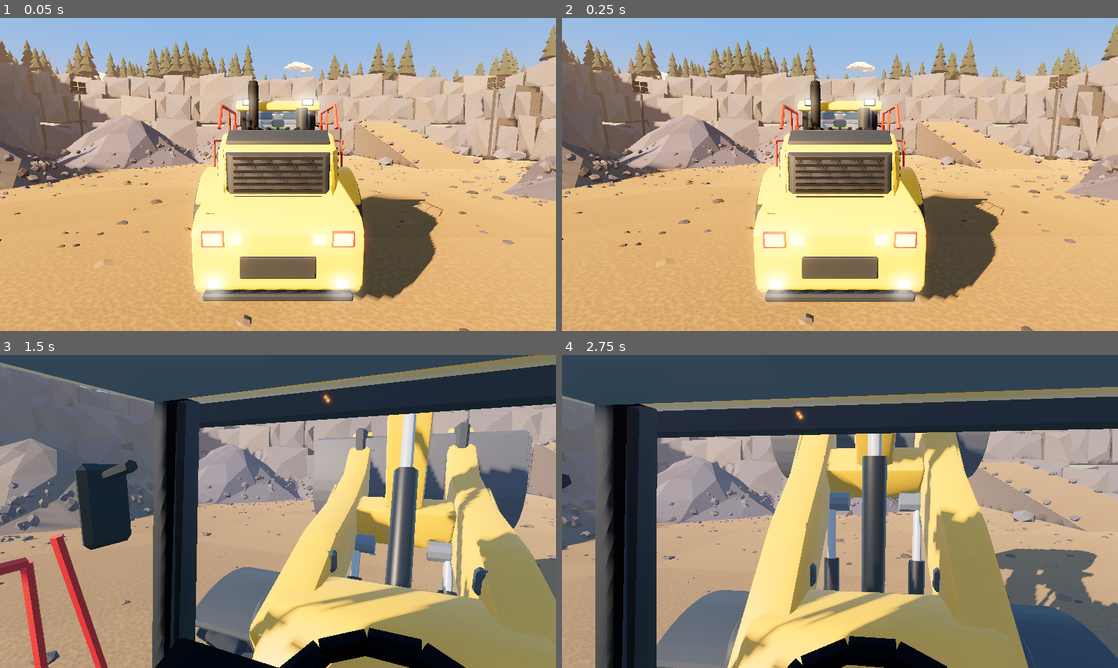
Above: before the commit, frames 1-4 (two rows, left to right).
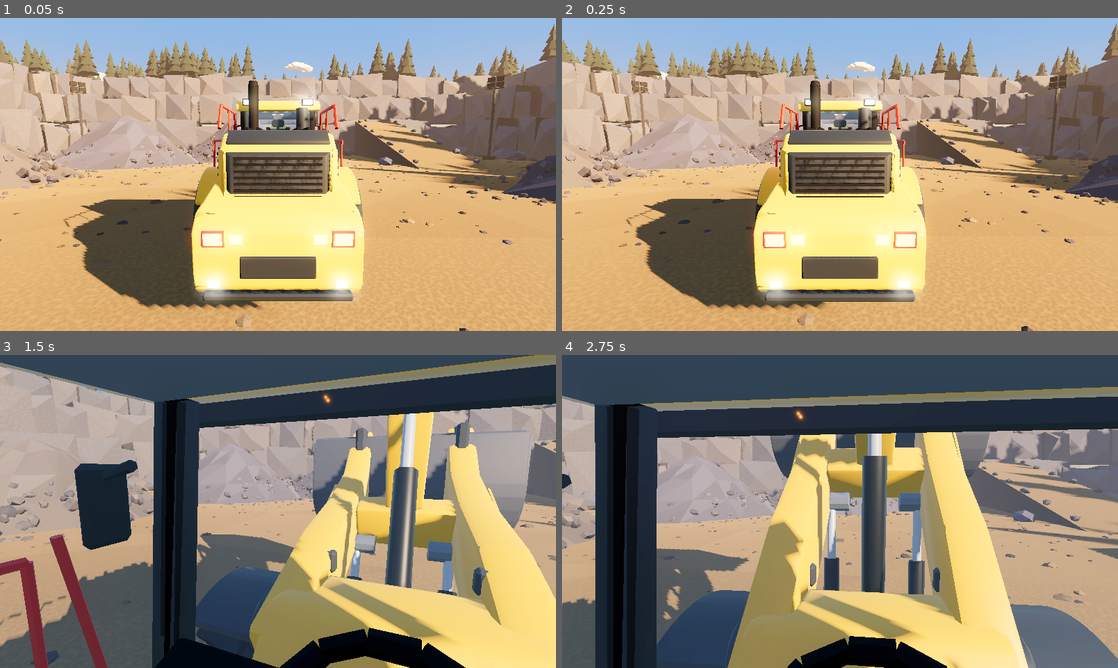
Above: after the commit, the same moments.

Repository: zooper/dirt-work
Game: Godot game, scene res://scenes/levels/quarry.tscn
The game is run twice, just before and just after one commit, with the same random seed, the same clock (stepped at 60 frames per second) and the same inputs.
Inputs (mouse positions are in pixels of both pictures, inside the frame that each line leads up to):
- Up to frame 1 (0.05 s): no input
- Up to frame 2 (0.25 s): no input
- Up to frame 3 (1.5 s): tap Enter at 0.5 s; move the mouse to (305, 511) at 0.52 s; hold C (camera_switch) 0.53-1.28 s; hold J (lift_up) from 0.53 s (still down); move the mouse to (250, 511) at 1.27 s; tap Page Up (camera_zoom_in) at 1.35 s
- Up to frame 4 (2.75 s): keep holding J (lift_up); move the mouse to (851, 505) at 2.02 s; hold Page Down (camera_zoom_out) from 2.03 s (still down)

The runs differ from the first frame. In frame 1, 35% of the frame differs, in the area x 0-100%, y 2-100%; in frame 2, 35%; in frame 3, 48%, in the area x 0-100%, y 3-100%; in frame 4, 44%.

Commit message:
feat: pass 6 — Blender-built DW-40 articulated hauler (loaded) parked in the yard; shared Blender helper module; reference loading composition; south-east sun

Diff:
--- a/scenes/levels/quarry.tscn
+++ b/scenes/levels/quarry.tscn
@@ -4,6 +4,7 @@
 [ext_resource type="PackedScene" path="res://scenes/vehicles/wheel_loader.tscn" id="2"]
 [ext_resource type="Script" path="res://scripts/core/follow_camera.gd" id="3"]
 [ext_resource type="Script" path="res://scripts/world/site_props.gd" id="4"]
+[ext_resource type="PackedScene" path="res://scenes/vehicles/hauler.tscn" id="5"]
 
 [sub_resource type="ProceduralSkyMaterial" id="SkyMat"]
 sky_top_color = Color(0.36, 0.55, 0.82, 1)
@@ -56,7 +57,7 @@
 environment = SubResource("Environment_1")
 
 [node name="Sun" type="DirectionalLight3D" parent="."]
-transform = Transform3D(0.748588, 0.238217, -0.618764, 0, 0.933229, 0.359282, 0.663035, -0.268954, 0.698604, 0, 40, 0)
+transform = Transform3D(0.603443, -0.295321, 0.740704, 0, 0.928891, 0.370352, -0.797406, -0.223486, 0.560533, 0, 40, 0)
 light_color = Color(1, 0.8, 0.58, 1)
 light_energy = 1.9
 shadow_enabled = true
@@ -70,6 +71,9 @@
 
 [node name="Site" type="Node3D" parent="."]
 script = ExtResource("4")
+
+[node name="Hauler" parent="." instance=ExtResource("5")]
+transform = Transform3D(1, 0, 0, 0, 1, 0, 0, 0, 1, -20, 0, 66)
 
 [node name="WheelLoader" parent="." instance=ExtResource("2")]
 transform = Transform3D(1, 0, 0, 0, 1, 0, 0, 0, 1, 0, 0.05, 10)
--- /dev/null
+++ b/scenes/vehicles/hauler.tscn
@@ -0,0 +1,64 @@
+[gd_scene format=3]
+
+[ext_resource type="PackedScene" path="res://assets/models/hauler/front.glb" id="1"]
+[ext_resource type="PackedScene" path="res://assets/models/hauler/rear.glb" id="2"]
+[ext_resource type="PackedScene" path="res://assets/models/hauler/wheel.glb" id="3"]
+[ext_resource type="PackedScene" path="res://assets/models/hauler/load.glb" id="4"]
+
+[sub_resource type="BoxShape3D" id="front_box"]
+size = Vector3(2.6, 3.6, 4.9)
+
+[sub_resource type="BoxShape3D" id="rear_box"]
+size = Vector3(3.2, 3.6, 6.2)
+
+[node name="Hauler" type="StaticBody3D"]
+
+[node name="FrontShape" type="CollisionShape3D" parent="."]
+transform = Transform3D(1.000000, 0, 0.000000, 0, 1, 0, -0.000000, 0, 1.000000, 0, 1.8, -2.45)
+shape = SubResource("front_box")
+
+[node name="RearShape" type="CollisionShape3D" parent="."]
+transform = Transform3D(1.000000, 0, 0.000000, 0, 1, 0, -0.000000, 0, 1.000000, 0, 1.8, 3.0)
+shape = SubResource("rear_box")
+
+[node name="Front" parent="." instance=ExtResource("1")]
+
+[node name="Rear" parent="." instance=ExtResource("2")]
+
+[node name="Load" parent="." instance=ExtResource("4")]
+
+[node name="WheelFL" parent="." instance=ExtResource("3")]
+transform = Transform3D(1.000000, 0, 0.000000, 0, 1, 0, -0.000000, 0, 1.000000, -1.3, 0.98, -2.6)
+
+[node name="WheelFR" parent="." instance=ExtResource("3")]
+transform = Transform3D(1.000000, 0, 0.000000, 0, 1, 0, -0.000000, 0, 1.000000, 1.3, 0.98, -2.6)
+
+[node name="WheelR0L" parent="." instance=ExtResource("3")]
+transform = Transform3D(1.000000, 0, 0.000000, 0, 1, 0, -0.000000, 0, 1.000000, -1.3, 0.98, 2.4)
+
+[node name="WheelR0R" parent="." instance=ExtResource("3")]
+transform = Transform3D(1.000000, 0, 0.000000, 0, 1, 0, -0.000000, 0, 1.000000, 1.3, 0.98, 2.4)
+
+[node name="WheelR1L" parent="." instance=ExtResource("3")]
+transform = Transform3D(1.000000, 0, 0.000000, 0, 1, 0, -0.000000, 0, 1.000000, -1.3, 0.98, 4.1)
+
+[node name="WheelR1R" parent="." instance=ExtResource("3")]
+transform = Transform3D(1.000000, 0, 0.000000, 0, 1, 0, -0.000000, 0, 1.000000, 1.3, 0.98, 4.1)
+
+[node name="ModelLeft" type="Label3D" parent="."]
+transform = Transform3D(0.000000, 0, -1.000000, 0, 1, 0, 1.000000, 0, 0.000000, -1.56, 2.9, 1.25)
+text = "DW-40"
+font_size = 96
+pixel_size = 0.005
+modulate = Color(0.95, 0.95, 0.93, 1)
+outline_size = 0
+double_sided = false
+
+[node name="ModelRight" type="Label3D" parent="."]
+transform = Transform3D(0.000000, 0, 1.000000, 0, 1, 0, -1.000000, 0, 0.000000, 1.56, 2.9, 1.25)
+text = "DW-40"
+font_size = 96
+pixel_size = 0.005
+modulate = Color(0.95, 0.95, 0.93, 1)
+outline_size = 0
+double_sided = false
--- a/scripts/world/site_props.gd
+++ b/scripts/world/site_props.gd
@@ -19,7 +19,7 @@
 	_body.name = "Collision"
 	add_child(_body)
 
-	_cabin(Vector3(30, 0, 64), PI * 0.1)
+	_cabin(Vector3(-40, 0, 88), PI * 0.5)   # by the crusher, behind the loading spot
 	_cabin(Vector3(41, 0, 70), PI * 0.1)
 	for p in [Vector3(-14, 0, 46), Vector3(22, 0, 48), Vector3(-34, 0, -30), Vector3(34, 0, -26)]:
 		_floodlight(p)
--- a/tools/capture_shots.gd
+++ b/tools/capture_shots.gd
@@ -10,7 +10,7 @@
 
 const SHOTS := [
 	# name, camera, target, lift, tilt
-	["hero", Vector3(-13.5, 1.7, 12.5), Vector3(0.0, 2.9, 6.5), 45.0, 30.0],     # reference angle (near side-on from the rear quarter), bucket up dumping
+	["hero", Vector3(-2.8, 1.9, 64.0), Vector3(-18.5, 2.9, 70.5), 45.0, 30.0],  # reference composition: loader dumping into the hauler
 	["side", Vector3(-14.0, 2.3, 10.0), Vector3(0.0, 2.0, 10.0), 0.0, 0.0],
 	["front34", Vector3(7.5, 3.0, 1.5), Vector3(0.0, 1.9, 8.5), 0.0, -10.0],
 	["front", Vector3(0.0, 2.6, -5.0), Vector3(0.0, 2.0, 8.0), 5.0, -10.0],
@@ -45,7 +45,12 @@
 	var follow := level.get_node("FollowCamera") as FollowCamera
 	follow.set_process(false)
 	var cam := level.get_node("FollowCamera/Camera3D") as Camera3D
+	var spawn := loader.global_transform
+	# Loading pose next to the parked hauler (reference composition).
+	var loading := Transform3D(Basis(Vector3.UP, 0.95), Vector3(-15.2, 0.05, 74.0))
 	for shot in SHOTS:
+		loader.global_transform = loading if shot[0] == "hero" else spawn
+		loader.speed = 0.0
 		loader.lift_angle = shot[3]
 		loader.tilt_angle = shot[4]
 		cam.global_position = shot[1]
Binary file added: assets/models/hauler/front.glb
Not shown, added: assets/models/hauler/front.glb.import
Binary file added: assets/models/hauler/load.glb
Not shown, added: assets/models/hauler/load.glb.import
Binary file added: assets/models/hauler/rear.glb
Not shown, added: assets/models/hauler/rear.glb.import
Binary file added: assets/models/hauler/wheel.glb
Not shown, added: assets/models/hauler/wheel.glb.import
Not shown, added: docs/reviews/2026-11-11-pass5-rock/hero.jpg.import
Not shown, added: docs/reviews/2026-11-11-pass5-rock/overview.jpg.import
Binary file added: docs/reviews/2026-11-11-pass6-hauler/hero.jpg
Binary file added: docs/reviews/2026-11-11-pass6-hauler/overview.jpg
(and 2 more such lines)
